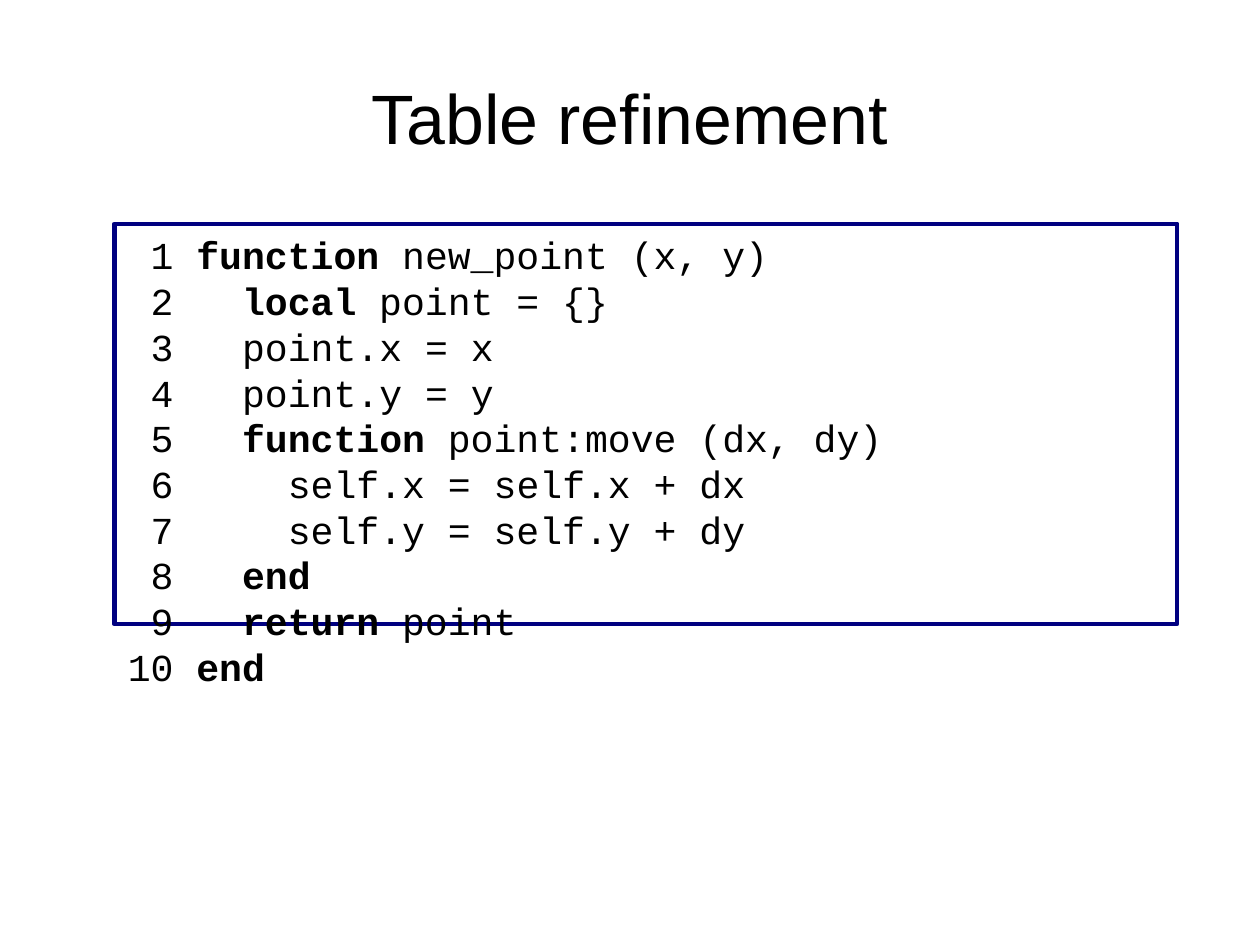
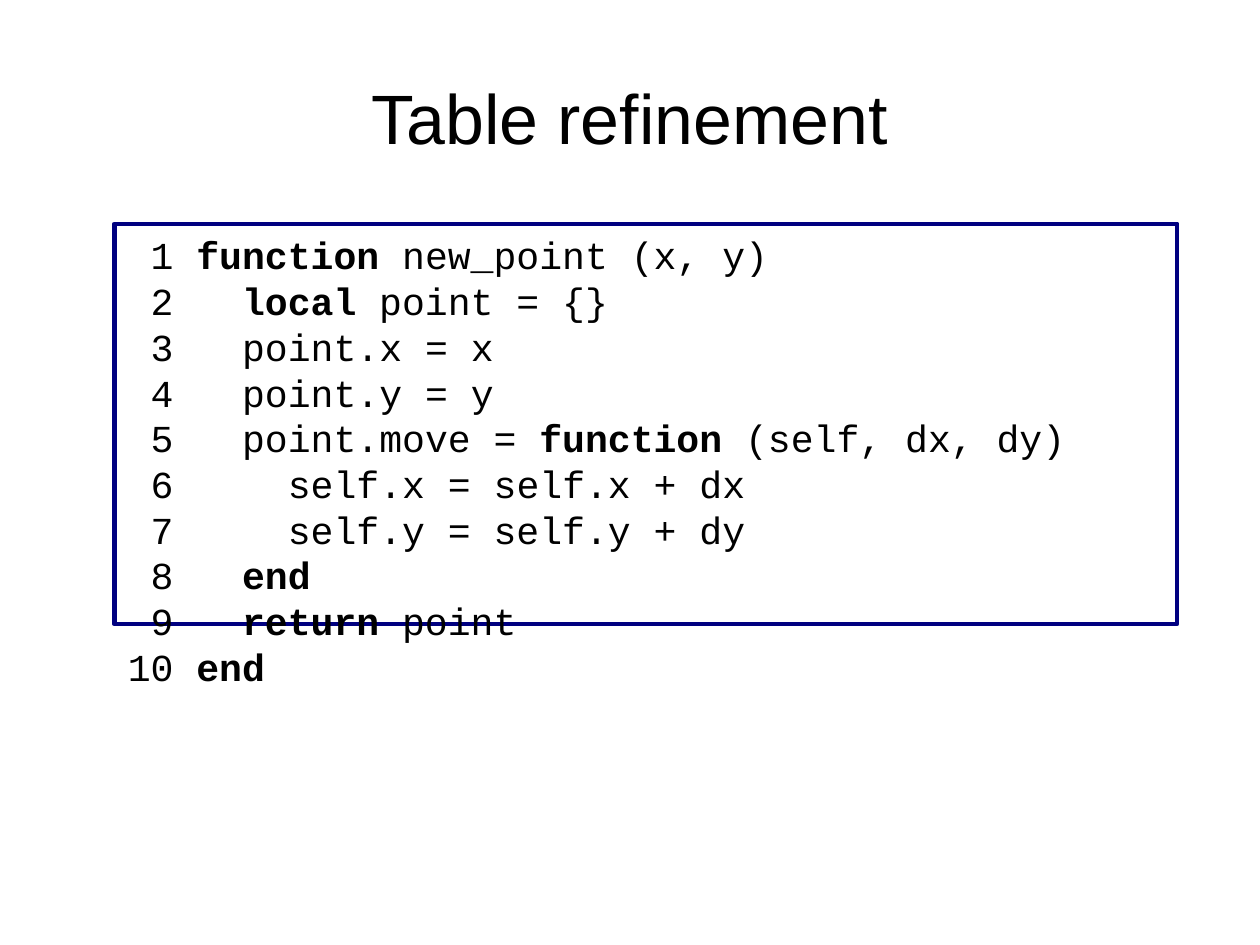
Before and after one commit to andremm/typedlua, a slide deck: slide 5 of doc/slides/dls2015.odp (slide 7 before the commit). Drawn at 1260x945 pixels with LibreOffice and Linux fonts; fonts in the diff are those of the drawing. Boxes give left, top, right and bottom in pixels: in the first picture for what was removed or moved away, otherwise in the second. Text is boxed around its words. In the diff, an @@ line names an element or a change of style, - is before the commit and + after.

Commit message:
Replacing text slides by example slides

```diff
--- a/doc/slides/dls2015.odp
+++ b/doc/slides/dls2015.odp
@@ text in rectangle at (151,425,1066,460): text changed @@
-5 function point:move (dx, dy)
+5 point.move = function (self, dx, dy)
```
Also in this commit, not shown: 7 other slides changed, 2 slides added, 6 slides removed.
